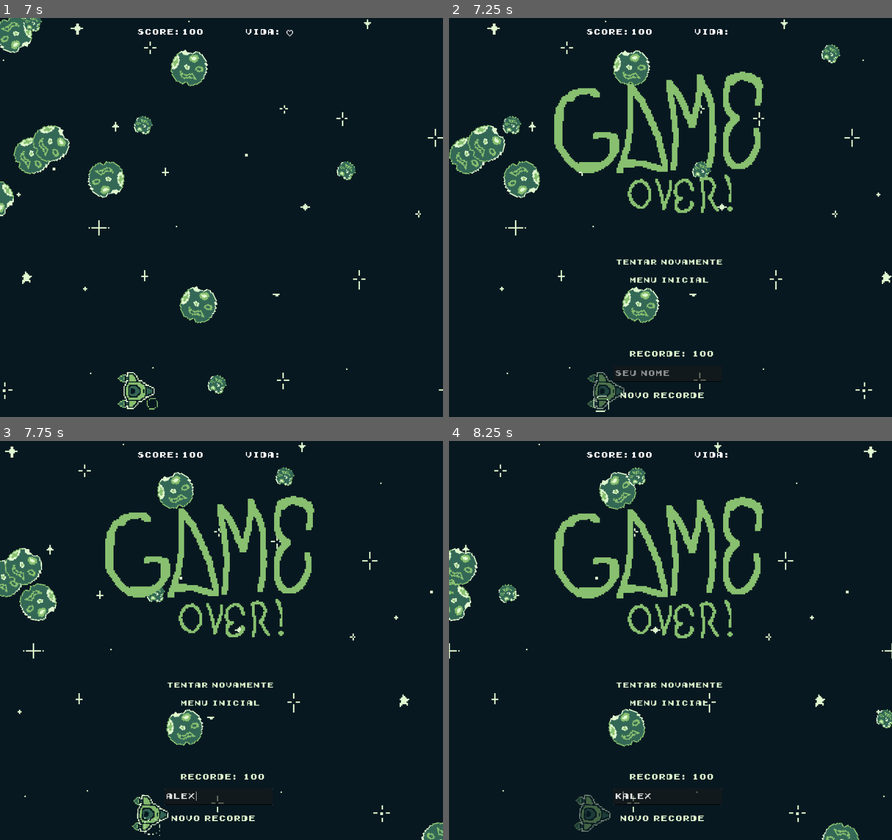
Above: before the commit, frames 1-4 (two rows, left to right).
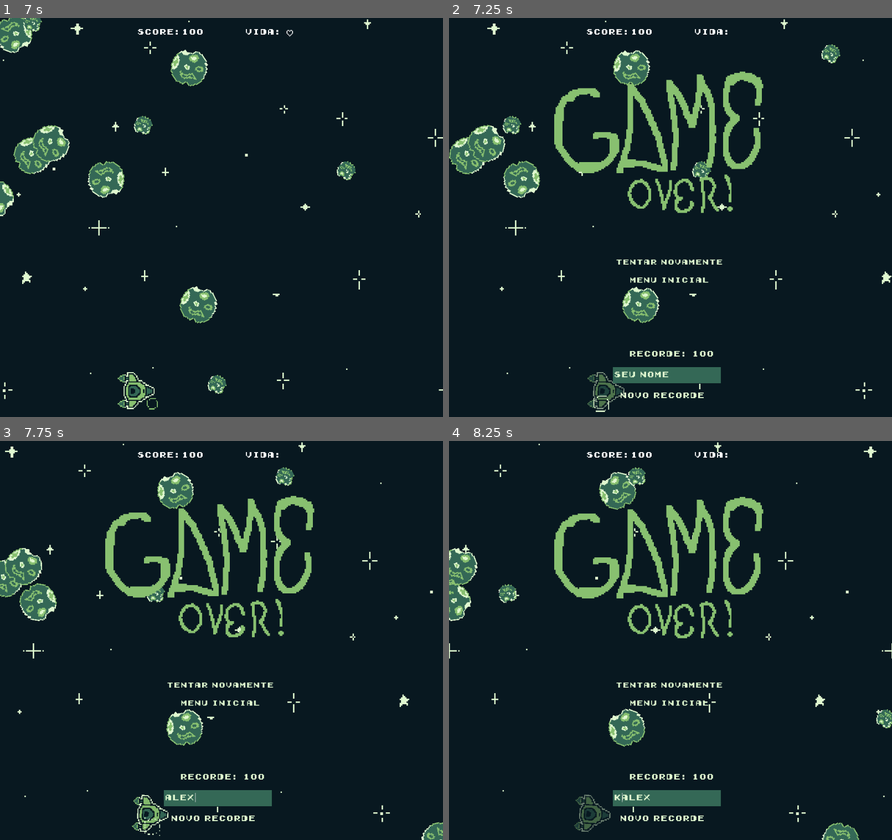
Above: after the commit, the same moments.

Repository: kawasousa/NavineaInfinity
Game: Godot game, scene res://scenes/start_menu.tscn
Two runs of this game, one before a commit and one after it. Both use one fixed random seed, a clock stepped at 60 frames per second and the inputs below.
Inputs (mouse positions are in pixels of both pictures, inside the frame that each line leads up to):
- Up to frame 1 (7 s): click "Novo Jogo" at 0.5 s; hold Right (ui_right) 1.28-2.03 s; tap K (shoot) every 0.75 s from 1.35 to 6.6 s; hold Down (ui_down) 2.03-2.78 s; hold Right (ui_right) 2.78-3.53 s; hold Up (ui_up) 3.53-4.28 s; hold Left (ui_left) 4.28-5.78 s; hold Down (ui_down) 5.78-6.53 s; hold Right (ui_right) from 6.53 s (still down)
- Up to frame 2 (7.25 s): keep holding Right (ui_right)
- Up to frame 3 (7.75 s): release Right (ui_right) at 7.25 s; click (217, 796) at 7.27 s; type "Alex" at 7.35 s
- Up to frame 4 (8.25 s): hold Up (ui_up) from 8.03 s (still down); tap K (shoot) at 8.1 s

Frame 1 is identical in both runs. In frame 2, 1.0% of the frame differs, in the area x 37-62%, y 87-92%; in frame 3, 1.0%; in frame 4, 1.0%.

Commit message:
high score updated

Diff:
--- a/Navinea Infinity/scenes/game_over_menu.tscn
+++ b/Navinea Infinity/scenes/game_over_menu.tscn
@@ -42,6 +42,11 @@
 "RESET": SubResource("Animation_pst2x"),
 "floating": SubResource("Animation_e84m7")
 }
+
+[sub_resource type="Theme" id="Theme_3g51q"]
+TextEdit/colors/background_color = Color(0.203922, 0.407843, 0.337255, 1)
+TextEdit/colors/font_color = Color(0.878431, 0.972549, 0.815686, 1)
+TextEdit/colors/font_placeholder_color = Color(0.878431, 0.972549, 0.815686, 1)
 
 [sub_resource type="StyleBoxTexture" id="StyleBoxTexture_22gnj"]
 
@@ -99,10 +104,18 @@
 [node name="new_high_score" type="Node2D" parent="."]
 
 [node name="high_score_user" type="TextEdit" parent="new_high_score"]
-offset_left = 357.0
-offset_top = 753.0
-offset_right = 591.0
-offset_bottom = 788.0
+anchors_preset = 8
+anchor_left = 0.5
+anchor_top = 0.5
+anchor_right = 0.5
+anchor_bottom = 0.5
+offset_left = 355.0
+offset_top = 756.0
+offset_right = 589.0
+offset_bottom = 791.0
+grow_horizontal = 2
+grow_vertical = 2
+theme = SubResource("Theme_3g51q")
 theme_override_fonts/font = ExtResource("4_054d1")
 selecting_enabled = false
 drag_and_drop_selection_enabled = false
--- a/Navinea Infinity/scripts/game_over_menu.gd
+++ b/Navinea Infinity/scripts/game_over_menu.gd
@@ -52,7 +52,6 @@
 		high_score_user.placeholder_text = "seu nome"
 	else:
 		high_score_user.editable = false
-		print("Não foi um novo recorde. Editavel tá falso.")
 
 func _on_set_new_high_score_player_pressed():
 	Global.high_score_player = high_score_user.text
Not shown: 1 places in Navinea Infinity/scenes/game_over_menu.tscn that only renumber resources
